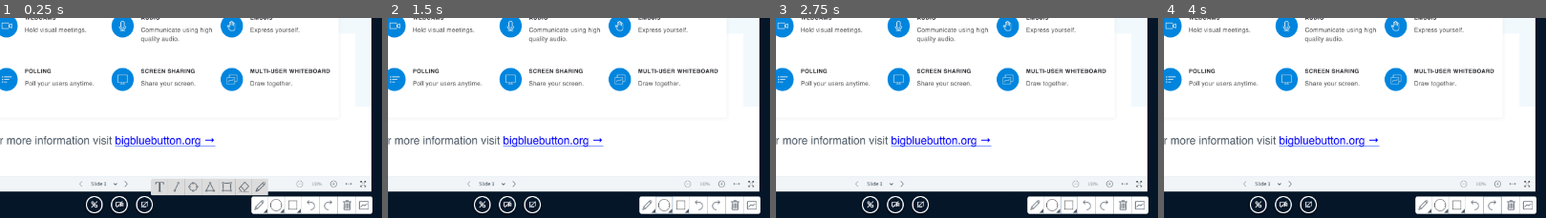
Above: before the commit, frames 1-4 (left to right).
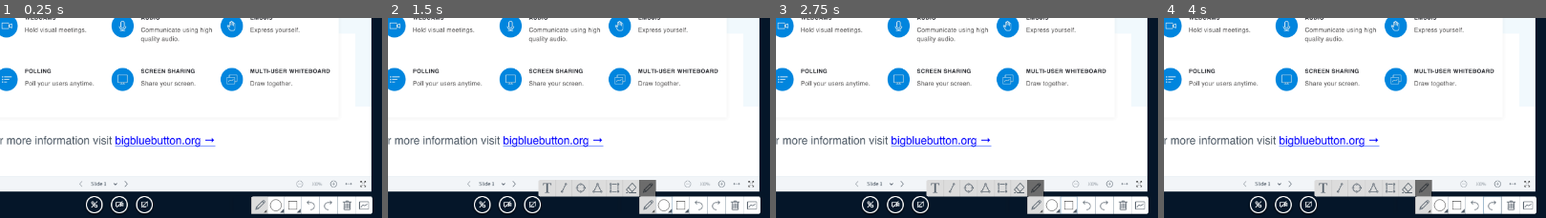
Above: after the commit, the same moments.

Repository: EduYukio/ihc_whiteboard
Game: Godot game, scene res://BBB/Main/Main.tscn
Two runs of this game, one before a commit and one after it. Both use one fixed random seed, a clock stepped at 60 frames per second and the inputs below.
Inputs (mouse positions are % of the whole screen's width and height, from its top left):
- Up to frame 1 (0.25 s): no input
- Up to frame 2 (1.5 s): click (84, 97) at 0.5 s; click (86, 97) at 1.25 s
- Up to frame 3 (2.75 s): click (88, 97) at 2 s
- Up to frame 4 (4 s): click (91, 97) at 2.75 s; click (93, 97) at 3.5 s
The pictures show only the part of the screen within x 50-100%, y 50-100%; the shares and areas given below are measured in that part.

The runs differ from the first frame. In frame 1, 2.9% of the frame differs, in the area x 39-98%, y 80-99%; in frame 2, 3.1%; in frame 3, 3.1%; in frame 4, 3.1%.

Commit message:
wb panel modularized

Diff:
--- a/BBB/Main/Main.tscn
+++ b/BBB/Main/Main.tscn
@@ -6,8 +6,6 @@
 [ext_resource path="res://BBB/Whiteboard_Tools/Whiteboard_Tools.tscn" type="PackedScene" id=4]
 [ext_resource path="res://BBB/Main/PlusButton.gd" type="Script" id=5]
 [ext_resource path="res://BBB/PlusMenu/PlusPopup.tscn" type="PackedScene" id=6]
-[ext_resource path="res://Assets/pencil_toolbar.png" type="Texture" id=7]
-[ext_resource path="res://BBB/Whiteboard_Tools/Pencil_Tools.tscn" type="PackedScene" id=8]
 
 [node name="Main" type="Node2D"]
 scale = Vector2( 0.67, 0.67 )
@@ -49,19 +47,6 @@
 visible = false
 position = Vector2( 78, -65 )
 z_index = 2
-
-[node name="PencilToolsSprite" type="Sprite" parent="."]
-position = Vector2( 1479.36, 925.46 )
-texture = ExtResource( 7 )
-
-[node name="Pencil_Panel" parent="." instance=ExtResource( 8 )]
-margin_left = 1333.38
-margin_top = 904.56
-margin_right = 1636.38
-margin_bottom = 946.81
-[connection signal="pencil_button_pressed" from="Whiteboard_Panel" to="." method="_on_Whiteboard_pencil_button_pressed"]
 [connection signal="tool_changed" from="Whiteboard_Panel" to="." method="_on_Whiteboard_tool_changed"]
 [connection signal="pressed" from="PlusButton" to="PlusButton" method="_on_PlusButton_pressed"]
 [connection signal="temp_whiteboard" from="PlusButton/PlusPopup" to="." method="_on_temp_whiteboard"]
-[connection signal="pencil_button_pressed" from="Pencil_Panel" to="." method="_on_Whiteboard_pencil_button_pressed"]
-[connection signal="tool_changed" from="Pencil_Panel" to="." method="_on_Whiteboard_tool_changed"]
--- a/BBB/Whiteboard_Tools/Pencil_Tools.tscn
+++ /dev/null
@@ -1,169 +0,0 @@
-[gd_scene load_steps=15 format=2]
-
-[ext_resource path="res://BBB/Whiteboard_Tools/Whiteboard_Tools.gd" type="Script" id=1]
-[ext_resource path="res://BBB/Whiteboard_Tools/WBButton.gd" type="Script" id=2]
-
-[sub_resource type="InputEventKey" id=1]
-scancode = 80
-
-[sub_resource type="ShortCut" id=2]
-shortcut = SubResource( 1 )
-
-[sub_resource type="InputEventKey" id=3]
-scancode = 67
-
-[sub_resource type="ShortCut" id=4]
-shortcut = SubResource( 3 )
-
-[sub_resource type="InputEventKey" id=5]
-scancode = 83
-
-[sub_resource type="ShortCut" id=6]
-shortcut = SubResource( 5 )
-
-[sub_resource type="InputEventKey" id=7]
-control = true
-command = true
-scancode = 90
-
-[sub_resource type="ShortCut" id=8]
-shortcut = SubResource( 7 )
-
-[sub_resource type="InputEventKey" id=9]
-control = true
-command = true
-scancode = 89
-
-[sub_resource type="ShortCut" id=10]
-shortcut = SubResource( 9 )
-
-[sub_resource type="InputEventKey" id=11]
-scancode = 16777224
-
-[sub_resource type="ShortCut" id=12]
-shortcut = SubResource( 11 )
-
-[node name="Pencil_Panel" type="HBoxContainer"]
-margin_right = 303.0
-margin_bottom = 42.25
-custom_constants/separation = 0
-script = ExtResource( 1 )
-__meta__ = {
-"_edit_use_anchors_": false
-}
-
-[node name="Selected" type="Polygon2D" parent="."]
-visible = false
-modulate = Color( 1, 1, 1, 0 )
-color = Color( 0, 0, 0, 0.509804 )
-polygon = PoolVector2Array( 0, 0, 42, 0, 42, 44, 0, 44 )
-
-[node name="Text" type="Button" parent="."]
-margin_right = 42.5
-margin_bottom = 42.0
-rect_min_size = Vector2( 42.5, 40.08 )
-focus_mode = 0
-shortcut = SubResource( 2 )
-flat = true
-script = ExtResource( 2 )
-__meta__ = {
-"_edit_use_anchors_": false
-}
-button_type = 8
-
-[node name="Line" type="Button" parent="."]
-margin_left = 42.0
-margin_right = 84.5
-margin_bottom = 42.0
-rect_min_size = Vector2( 42.5, 40.08 )
-focus_mode = 0
-shortcut = SubResource( 4 )
-flat = true
-script = ExtResource( 2 )
-__meta__ = {
-"_edit_use_anchors_": false
-}
-button_type = 9
-
-[node name="Circle" type="Button" parent="."]
-margin_left = 84.0
-margin_right = 126.5
-margin_bottom = 42.0
-rect_min_size = Vector2( 42.5, 40.08 )
-focus_mode = 0
-shortcut = SubResource( 6 )
-flat = true
-script = ExtResource( 2 )
-__meta__ = {
-"_edit_use_anchors_": false
-}
-button_type = 10
-
-[node name="Triangle" type="Button" parent="."]
-margin_left = 126.0
-margin_right = 168.5
-margin_bottom = 42.0
-rect_min_size = Vector2( 42.5, 40.08 )
-focus_mode = 0
-shortcut = SubResource( 8 )
-flat = true
-script = ExtResource( 2 )
-__meta__ = {
-"_edit_use_anchors_": false
-}
-button_type = 11
-
-[node name="Square" type="Button" parent="."]
-margin_left = 168.0
-margin_right = 210.5
-margin_bottom = 42.0
-rect_min_size = Vector2( 42.5, 40.08 )
-focus_mode = 0
-shortcut = SubResource( 10 )
-flat = true
-script = ExtResource( 2 )
-__meta__ = {
-"_edit_use_anchors_": false
-}
-button_type = 12
-
-[node name="Eraser" type="Button" parent="."]
-margin_left = 210.0
-margin_right = 252.5
-margin_bottom = 42.0
-rect_min_size = Vector2( 42.5, 40.08 )
-focus_mode = 0
-shortcut = SubResource( 12 )
-flat = true
-script = ExtResource( 2 )
-__meta__ = {
-"_edit_use_anchors_": false
-}
-button_type = 13
-
-[node name="Pencil" type="Button" parent="."]
-margin_left = 252.0
-margin_right = 294.5
-margin_bottom = 42.0
-rect_min_size = Vector2( 42.5, 40.08 )
-focus_mode = 0
-flat = true
-script = ExtResource( 2 )
-__meta__ = {
-"_edit_use_anchors_": false
-}
-button_type = 14
-[connection signal="pressed" from="Text" to="Text" method="_on_Pencil_Tools_pressed"]
-[connection signal="wb_button_pressed" from="Text" to="." method="_on_wb_button_pressed"]
-[connection signal="pressed" from="Line" to="Line" method="_on_Pencil_Tools_pressed"]
-[connection signal="wb_button_pressed" from="Line" to="." method="_on_wb_button_pressed"]
-[connection signal="pressed" from="Circle" to="Circle" method="_on_Pencil_Tools_pressed"]
-[connection signal="wb_button_pressed" from="Circle" to="." method="_on_wb_button_pressed"]
-[connection signal="pressed" from="Triangle" to="Triangle" method="_on_Pencil_Tools_pressed"]
-[connection signal="wb_button_pressed" from="Triangle" to="." method="_on_wb_button_pressed"]
-[connection signal="pressed" from="Square" to="Square" method="_on_Pencil_Tools_pressed"]
-[connection signal="wb_button_pressed" from="Square" to="." method="_on_wb_button_pressed"]
-[connection signal="pressed" from="Eraser" to="Eraser" method="_on_Pencil_Tools_pressed"]
-[connection signal="wb_button_pressed" from="Eraser" to="." method="_on_wb_button_pressed"]
-[connection signal="pressed" from="Pencil" to="Pencil" method="_on_Pencil_Tools_pressed"]
-[connection signal="wb_button_pressed" from="Pencil" to="." method="_on_wb_button_pressed"]
--- a/BBB/Whiteboard_Tools/WBButton.gd
+++ b/BBB/Whiteboard_Tools/WBButton.gd
@@ -7,7 +7,3 @@
 
 func _on_Whiteboard_Tools_pressed():
 	emit_signal("wb_button_pressed", self, button_type)
-
-func _on_Pencil_Tools_pressed():
-	# achei que seria necessario dividir, mas nem foi, refatorar?
-	emit_signal("wb_button_pressed", self, button_type)
--- a/BBB/Whiteboard_Tools/Whiteboard_Tools.gd
+++ b/BBB/Whiteboard_Tools/Whiteboard_Tools.gd
@@ -1,25 +1,25 @@
-extends HBoxContainer
+extends Control
 
 enum {NONE, PENCIL_TOOLS, THICKNESS, COLOR, UNDO, REDO, TRASH, SHARE, TEXT, LINE, CIRCLE, TRIANGLE, SQUARE, ERASER, PENCIL}
 
 signal tool_changed(new_tool)
-signal pencil_button_pressed()
 
 func _on_wb_button_pressed(button : Button, type : int):
-	emit_signal("tool_changed", type)
+	if type != PENCIL_TOOLS:
+		emit_signal("tool_changed", type)
 
 	match(type):
 		PENCIL_TOOLS:
-			emit_signal("pencil_button_pressed")
+			$pencil_tools.visible = not $pencil_tools.visible
 
 		TEXT, LINE, CIRCLE, TRIANGLE, SQUARE, ERASER, PENCIL:
 			show_button_highlight(button)
-			emit_signal("pencil_button_pressed")
 
 
 func show_button_highlight(button):
-	$Selected.show()
-	$Selected.set_modulate(Color(1,1,1,1))
-	$Selected.position = button.rect_position
-	$Selected.polygon[1].x = button.rect_size.x
-	$Selected.polygon[2].x = button.rect_size.x
+	$whiteboard_tools/PencilTools/tool.frame = button.button_type - 8
+	$pencil_tools/Selected.show()
+	$pencil_tools/Selected.set_modulate(Color(1,1,1,1))
+	$pencil_tools/Selected.position = button.rect_position
+	$pencil_tools/Selected.polygon[1].x = button.rect_size.x
+	$pencil_tools/Selected.polygon[2].x = button.rect_size.x
--- a/BBB/Whiteboard_Tools/Whiteboard_Tools.tscn
+++ b/BBB/Whiteboard_Tools/Whiteboard_Tools.tscn
@@ -1,7 +1,9 @@
-[gd_scene load_steps=15 format=2]
+[gd_scene load_steps=29 format=2]
 
 [ext_resource path="res://BBB/Whiteboard_Tools/Whiteboard_Tools.gd" type="Script" id=1]
 [ext_resource path="res://BBB/Whiteboard_Tools/WBButton.gd" type="Script" id=2]
+[ext_resource path="res://Assets/wb_toolbar.png" type="Texture" id=3]
+[ext_resource path="res://Assets/pencil_toolbar.png" type="Texture" id=4]
 
 [sub_resource type="InputEventKey" id=1]
 scancode = 80
@@ -23,6 +25,7 @@
 
 [sub_resource type="InputEventKey" id=7]
 control = true
+meta = true
 command = true
 scancode = 90
 
@@ -31,6 +34,7 @@
 
 [sub_resource type="InputEventKey" id=9]
 control = true
+meta = true
 command = true
 scancode = 89
 
@@ -43,21 +47,69 @@
 [sub_resource type="ShortCut" id=12]
 shortcut = SubResource( 11 )
 
-[node name="Whiteboard_Panel" type="HBoxContainer"]
+[sub_resource type="InputEventKey" id=13]
+scancode = 80
+
+[sub_resource type="ShortCut" id=14]
+shortcut = SubResource( 13 )
+
+[sub_resource type="InputEventKey" id=15]
+scancode = 67
+
+[sub_resource type="ShortCut" id=16]
+shortcut = SubResource( 15 )
+
+[sub_resource type="InputEventKey" id=17]
+scancode = 83
+
+[sub_resource type="ShortCut" id=18]
+shortcut = SubResource( 17 )
+
+[sub_resource type="InputEventKey" id=19]
+control = true
+meta = true
+command = true
+scancode = 90
+
+[sub_resource type="ShortCut" id=20]
+shortcut = SubResource( 19 )
+
+[sub_resource type="InputEventKey" id=21]
+control = true
+meta = true
+command = true
+scancode = 89
+
+[sub_resource type="ShortCut" id=22]
+shortcut = SubResource( 21 )
+
+[sub_resource type="InputEventKey" id=23]
+scancode = 16777224
+
+[sub_resource type="ShortCut" id=24]
+shortcut = SubResource( 23 )
+
+[node name="Whiteboard_Panel" type="Control"]
 margin_right = 303.0
 margin_bottom = 44.0
+script = ExtResource( 1 )
+__meta__ = {
+"_edit_use_anchors_": false
+}
+
+[node name="toolbar" type="Sprite" parent="."]
+texture = ExtResource( 3 )
+offset = Vector2( 152, 22 )
+
+[node name="whiteboard_tools" type="HBoxContainer" parent="."]
+margin_right = 303.0
+margin_bottom = 44.0
 custom_constants/separation = 0
-script = ExtResource( 1 )
-__meta__ = {
-"_edit_use_anchors_": false
-}
-
-[node name="Selected" type="Polygon2D" parent="."]
-visible = false
-color = Color( 0, 0, 0, 0.509804 )
-polygon = PoolVector2Array( 0, 0, 42, 0, 42, 44, 0, 44 )
-
-[node name="PencilTools" type="Button" parent="."]
+__meta__ = {
+"_edit_use_anchors_": false
+}
+
+[node name="PencilTools" type="Button" parent="whiteboard_tools"]
 margin_right = 42.0
 margin_bottom = 44.0
 rect_min_size = Vector2( 42, 44 )
@@ -69,7 +121,17 @@
 }
 button_type = 1
 
-[node name="Thickness" type="Button" parent="."]
+[node name="tool" type="Sprite" parent="whiteboard_tools/PencilTools"]
+texture = ExtResource( 4 )
+offset = Vector2( 21, 22 )
+hframes = 7
+frame = 6
+
+[node name="corner_triangle" type="Polygon2D" parent="whiteboard_tools/PencilTools"]
+color = Color( 0.38, 0.38, 0.38, 1 )
+polygon = PoolVector2Array( 30, 41, 40, 31, 40, 41 )
+
+[node name="Thickness" type="Button" parent="whiteboard_tools"]
 margin_left = 42.0
 margin_right = 84.0
 margin_bottom = 44.0
@@ -82,7 +144,7 @@
 }
 button_type = 2
 
-[node name="Color" type="Button" parent="."]
+[node name="Color" type="Button" parent="whiteboard_tools"]
 margin_left = 84.0
 margin_right = 126.0
 margin_bottom = 44.0
@@ -95,7 +157,7 @@
 }
 button_type = 3
 
-[node name="Undo" type="Button" parent="."]
+[node name="Undo" type="Button" parent="whiteboard_tools"]
 margin_left = 126.0
 margin_right = 171.0
 margin_bottom = 44.0
@@ -108,7 +170,7 @@
 }
 button_type = 4
 
-[node name="Redo" type="Button" parent="."]
+[node name="Redo" type="Button" parent="whiteboard_tools"]
 margin_left = 171.0
 margin_right = 216.0
 margin_bottom = 44.0
@@ -121,7 +183,7 @@
 }
 button_type = 5
 
-[node name="Trash" type="Button" parent="."]
+[node name="Trash" type="Button" parent="whiteboard_tools"]
 margin_left = 216.0
 margin_right = 261.0
 margin_bottom = 44.0
@@ -134,7 +196,7 @@
 }
 button_type = 6
 
-[node name="Share" type="Button" parent="."]
+[node name="Share" type="Button" parent="whiteboard_tools"]
 margin_left = 261.0
 margin_right = 303.0
 margin_bottom = 44.0
@@ -145,17 +207,147 @@
 "_edit_use_anchors_": false
 }
 button_type = 7
-[connection signal="pressed" from="PencilTools" to="PencilTools" method="_on_Whiteboard_Tools_pressed"]
-[connection signal="wb_button_pressed" from="PencilTools" to="." method="_on_wb_button_pressed"]
-[connection signal="pressed" from="Thickness" to="Thickness" method="_on_Whiteboard_Tools_pressed"]
-[connection signal="wb_button_pressed" from="Thickness" to="." method="_on_wb_button_pressed"]
-[connection signal="pressed" from="Color" to="Color" method="_on_Whiteboard_Tools_pressed"]
-[connection signal="wb_button_pressed" from="Color" to="." method="_on_wb_button_pressed"]
-[connection signal="pressed" from="Undo" to="Undo" method="_on_Whiteboard_Tools_pressed"]
-[connection signal="wb_button_pressed" from="Undo" to="." method="_on_wb_button_pressed"]
-[connection signal="pressed" from="Redo" to="Redo" method="_on_Whiteboard_Tools_pressed"]
-[connection signal="wb_button_pressed" from="Redo" to="." method="_on_wb_button_pressed"]
-[connection signal="pressed" from="Trash" to="Trash" method="_on_Whiteboard_Tools_pressed"]
-[connection signal="wb_button_pressed" from="Trash" to="." method="_on_wb_button_pressed"]
-[connection signal="pressed" from="Share" to="Share" method="_on_Whiteboard_Tools_pressed"]
-[connection signal="wb_button_pressed" from="Share" to="." method="_on_wb_button_pressed"]
+
+[node name="pencil_tools" type="HBoxContainer" parent="."]
+visible = false
+margin_left = -251.0
+margin_top = -42.0
+margin_right = 41.0
+rect_min_size = Vector2( 292, 42 )
+custom_constants/separation = 0
+__meta__ = {
+"_edit_use_anchors_": false
+}
+
+[node name="toolbar" type="Sprite" parent="pencil_tools"]
+texture = ExtResource( 4 )
+offset = Vector2( 146, 21 )
+
+[node name="Selected" type="Polygon2D" parent="pencil_tools"]
+position = Vector2( 251, 0 )
+color = Color( 0, 0, 0, 0.509804 )
+polygon = PoolVector2Array( 0, 0, 42, 0, 42, 42, 0, 42 )
+
+[node name="Text" type="Button" parent="pencil_tools"]
+margin_right = 42.5
+margin_bottom = 42.0
+rect_min_size = Vector2( 42.5, 40 )
+focus_mode = 0
+shortcut = SubResource( 14 )
+flat = true
+script = ExtResource( 2 )
+__meta__ = {
+"_edit_use_anchors_": false
+}
+button_type = 8
+
+[node name="Line" type="Button" parent="pencil_tools"]
+margin_left = 42.0
+margin_right = 83.5
+margin_bottom = 42.0
+rect_min_size = Vector2( 41.5, 42 )
+focus_mode = 0
+shortcut = SubResource( 16 )
+flat = true
+script = ExtResource( 2 )
+__meta__ = {
+"_edit_use_anchors_": false
+}
+button_type = 9
+
+[node name="Circle" type="Button" parent="pencil_tools"]
+margin_left = 83.0
+margin_right = 126.4
+margin_bottom = 42.0
+rect_min_size = Vector2( 43.4, 42 )
+focus_mode = 0
+shortcut = SubResource( 18 )
+flat = true
+script = ExtResource( 2 )
+__meta__ = {
+"_edit_use_anchors_": false
+}
+button_type = 10
+
+[node name="Triangle" type="Button" parent="pencil_tools"]
+margin_left = 126.0
+margin_right = 169.5
+margin_bottom = 42.0
+rect_min_size = Vector2( 43.5, 42 )
+focus_mode = 0
+shortcut = SubResource( 20 )
+flat = true
+script = ExtResource( 2 )
+__meta__ = {
+"_edit_use_anchors_": false
+}
+button_type = 11
+
+[node name="Square" type="Button" parent="pencil_tools"]
+margin_left = 169.0
+margin_right = 210.5
+margin_bottom = 42.0
+rect_min_size = Vector2( 41.5, 42 )
+focus_mode = 0
+shortcut = SubResource( 22 )
+flat = true
+script = ExtResource( 2 )
+__meta__ = {
+"_edit_use_anchors_": false
+}
+button_type = 12
+
+[node name="Eraser" type="Button" parent="pencil_tools"]
+margin_left = 210.0
+margin_right = 251.0
+margin_bottom = 42.0
+rect_min_size = Vector2( 41, 42 )
+focus_mode = 0
+shortcut = SubResource( 24 )
+flat = true
+script = ExtResource( 2 )
+__meta__ = {
+"_edit_use_anchors_": false
+}
+button_type = 13
+
+[node name="Pencil" type="Button" parent="pencil_tools"]
+margin_left = 251.0
+margin_right = 292.0
+margin_bottom = 42.0
+rect_min_size = Vector2( 41, 42 )
+focus_mode = 0
+flat = true
+script = ExtResource( 2 )
+__meta__ = {
+"_edit_use_anchors_": false
+}
+button_type = 14
+[connection signal="pressed" from="whiteboard_tools/PencilTools" to="whiteboard_tools/PencilTools" method="_on_Whiteboard_Tools_pressed"]
+[connection signal="wb_button_pressed" from="whiteboard_tools/PencilTools" to="." method="_on_wb_button_pressed"]
+[connection signal="pressed" from="whiteboard_tools/Thickness" to="whiteboard_tools/Thickness" method="_on_Whiteboard_Tools_pressed"]
+[connection signal="wb_button_pressed" from="whiteboard_tools/Thickness" to="." method="_on_wb_button_pressed"]
+[connection signal="pressed" from="whiteboard_tools/Color" to="whiteboard_tools/Color" method="_on_Whiteboard_Tools_pressed"]
+[connection signal="wb_button_pressed" from="whiteboard_tools/Color" to="." method="_on_wb_button_pressed"]
+[connection signal="pressed" from="whiteboard_tools/Undo" to="whiteboard_tools/Undo" method="_on_Whiteboard_Tools_pressed"]
+[connection signal="wb_button_pressed" from="whiteboard_tools/Undo" to="." method="_on_wb_button_pressed"]
+[connection signal="pressed" from="whiteboard_tools/Redo" to="whiteboard_tools/Redo" method="_on_Whiteboard_Tools_pressed"]
+[connection signal="wb_button_pressed" from="whiteboard_tools/Redo" to="." method="_on_wb_button_pressed"]
+[connection signal="pressed" from="whiteboard_tools/Trash" to="whiteboard_tools/Trash" method="_on_Whiteboard_Tools_pressed"]
+[connection signal="wb_button_pressed" from="whiteboard_tools/Trash" to="." method="_on_wb_button_pressed"]
+[connection signal="pressed" from="whiteboard_tools/Share" to="whiteboard_tools/Share" method="_on_Whiteboard_Tools_pressed"]
+[connection signal="wb_button_pressed" from="whiteboard_tools/Share" to="." method="_on_wb_button_pressed"]
+[connection signal="pressed" from="pencil_tools/Text" to="pencil_tools/Text" method="_on_Whiteboard_Tools_pressed"]
+[connection signal="wb_button_pressed" from="pencil_tools/Text" to="." method="_on_wb_button_pressed"]
+[connection signal="pressed" from="pencil_tools/Line" to="pencil_tools/Line" method="_on_Whiteboard_Tools_pressed"]
+[connection signal="wb_button_pressed" from="pencil_tools/Line" to="." method="_on_wb_button_pressed"]
+[connection signal="pressed" from="pencil_tools/Circle" to="pencil_tools/Circle" method="_on_Whiteboard_Tools_pressed"]
+[connection signal="wb_button_pressed" from="pencil_tools/Circle" to="." method="_on_wb_button_pressed"]
+[connection signal="pressed" from="pencil_tools/Triangle" to="pencil_tools/Triangle" method="_on_Whiteboard_Tools_pressed"]
+[connection signal="wb_button_pressed" from="pencil_tools/Triangle" to="." method="_on_wb_button_pressed"]
+[connection signal="pressed" from="pencil_tools/Square" to="pencil_tools/Square" method="_on_Whiteboard_Tools_pressed"]
+[connection signal="wb_button_pressed" from="pencil_tools/Square" to="." method="_on_wb_button_pressed"]
+[connection signal="pressed" from="pencil_tools/Eraser" to="pencil_tools/Eraser" method="_on_Whiteboard_Tools_pressed"]
+[connection signal="wb_button_pressed" from="pencil_tools/Eraser" to="." method="_on_wb_button_pressed"]
+[connection signal="pressed" from="pencil_tools/Pencil" to="pencil_tools/Pencil" method="_on_Whiteboard_Tools_pressed"]
+[connection signal="wb_button_pressed" from="pencil_tools/Pencil" to="." method="_on_wb_button_pressed"]
Binary file added: Assets/wb_toolbar.png
Not shown, added: Assets/wb_toolbar.png.import
Not shown: 1 places in BBB/Main/Main.tscn that only renumber resources
